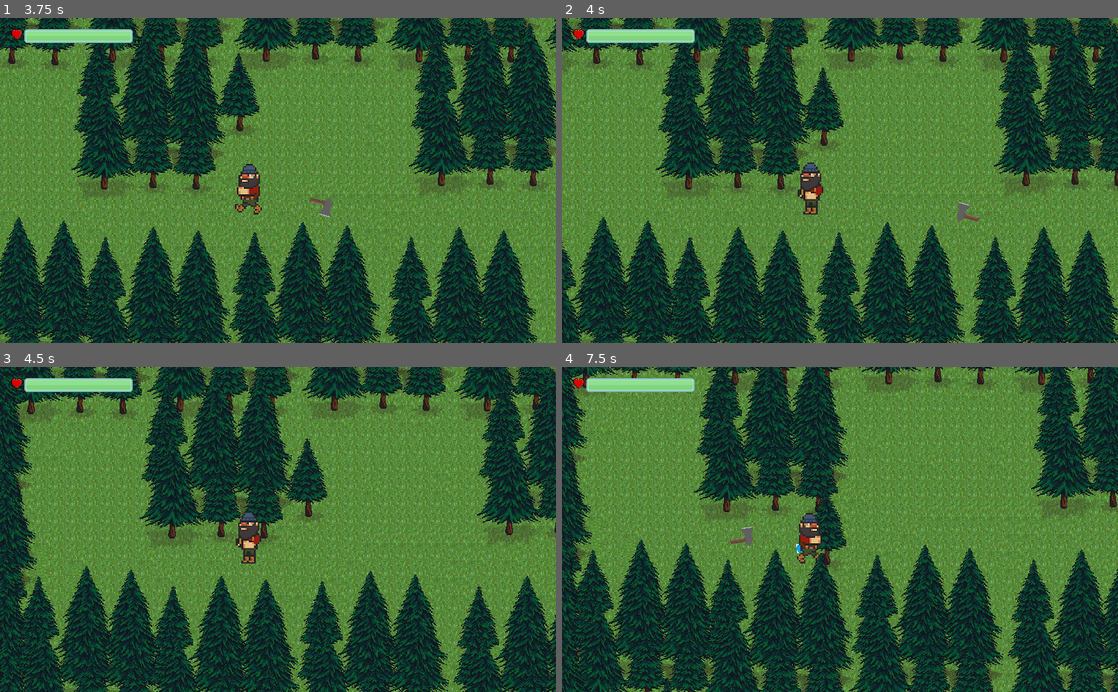
Above: before the commit, frames 1-4 (two rows, left to right).
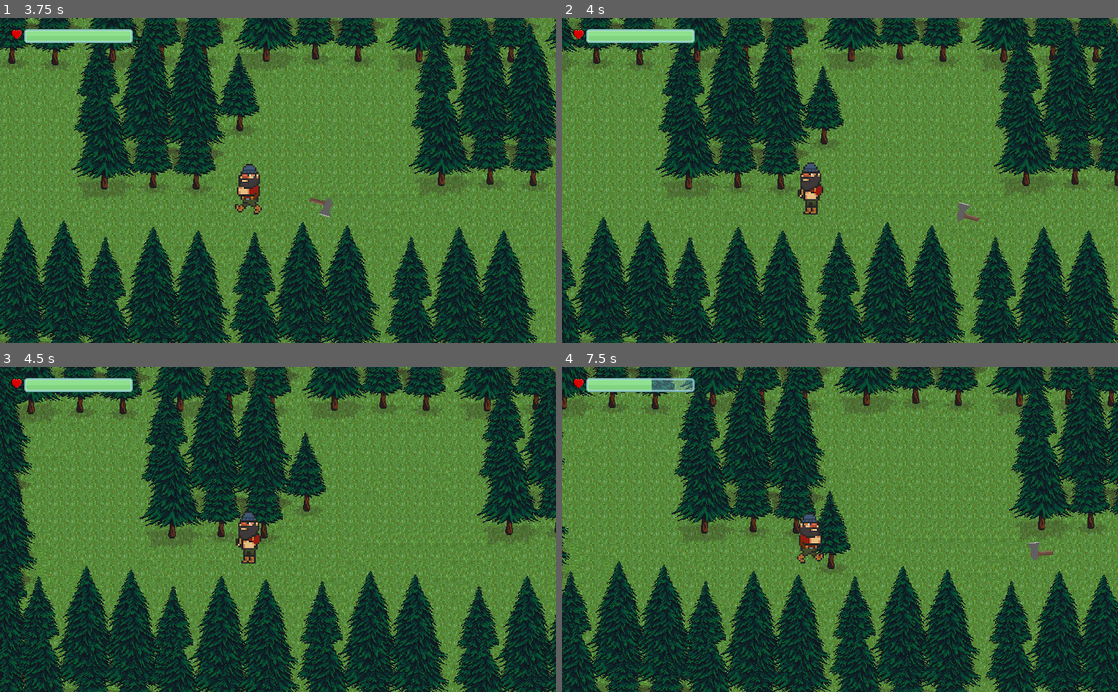
Above: after the commit, the same moments.

Repository: TeamQuest/ChristmasTree
Game: Godot game, scene res://maps/Level1.tscn
The game is run twice, just before and just after one commit, with the same random seed, the same clock (stepped at 60 frames per second) and the same inputs.
Inputs (mouse positions are in pixels of both pictures, inside the frame that each line leads up to):
- Up to frame 1 (3.75 s): tap Enter at 0.5 s; move the mouse to (400, 164) at 0.52 s; hold Right (move_right) 0.53-1.28 s; click (400, 164) at 0.6 s; move the mouse to (166, 196) at 1.27 s; hold Down (move_down) 1.28-2.03 s; click (166, 196) at 1.35 s; move the mouse to (333, 109) at 2.02 s; hold Right (move_right) 2.03-2.78 s; click (333, 109) at 2.1 s; move the mouse to (250, 245) at 2.77 s; hold Up (move_up) 2.78-3.53 s; click (250, 245) at 2.85 s; move the mouse to (444, 229) at 3.52 s; hold Left (move_left) from 3.53 s (still down); click (444, 229) at 3.6 s
- Up to frame 2 (4 s): keep holding Left (move_left)
- Up to frame 3 (4.5 s): keep holding Left (move_left); move the mouse to (111, 480) at 4.27 s; click (111, 480) at 4.35 s
- Up to frame 4 (7.5 s): move the mouse to (867, 529) at 5.02 s; release Left (move_left) at 5.03 s; hold Down (move_down) 5.03-5.78 s; click (867, 529) at 5.1 s; move the mouse to (756, 448) at 5.77 s; hold Right (move_right) 5.78-6.53 s; click (756, 448) at 5.85 s; move the mouse to (962, 513) at 6.52 s; hold Up (move_up) 6.53-7.28 s; click (962, 513) at 6.6 s; move the mouse to (728, 545) at 7.27 s; hold Right (move_right) from 7.28 s (still down); click (728, 545) at 7.35 s

Frame 1 is identical in both runs. In frame 2, 0.5% of the frame differs, in the area x 43-51%, y 14-42%; in frame 3, 0.7%; in frame 4, 59%, in the area x 0-100%, y 0-100%.

Commit message:
Tree sticks can crit

Diff:
--- a/UI/HUD.gd
+++ b/UI/HUD.gd
@@ -1,4 +1,4 @@
 extends CanvasLayer
 
-func update_healthbar(value):
+func update_healthbar(value, damage):
 	$Margin/Container/HealthBar.value = value
--- a/UI/HUD.tscn
+++ b/UI/HUD.tscn
@@ -23,15 +23,15 @@
 margin_bottom = 580.0
 
 [node name="TextureRect" type="TextureRect" parent="Margin/Container"]
-margin_right = 25.0
-margin_bottom = 25.0
+margin_right = 21.0
+margin_bottom = 21.0
 size_flags_horizontal = 0
 size_flags_vertical = 0
 texture = ExtResource( 2 )
 stretch_mode = 1
 
 [node name="HealthBar" type="TextureProgress" parent="Margin/Container"]
-margin_left = 31.0
+margin_left = 25.0
 margin_right = 225.0
 margin_bottom = 560.0
 value = 75.0
--- a/bullets/Bauble.gd
+++ b/bullets/Bauble.gd
@@ -1 +1,27 @@
 extends "res://bullets/Bullet.gd"
+
+signal critical_shot
+
+const crit_chance = 0.20
+
+func start(_position, _direction):
+	if randf() < crit_chance:
+		$Sprite.frame = randi() % 2
+		emit_signal("critical_shot")
+	else:
+		$Sprite.frame = randi() % 4 + 2
+	position = _position
+	rotation = _direction.angle()
+	if -PI < 2 * rotation and 2 * rotation < PI:
+		# Flip animation
+		scale.x *= -1
+	$Lifetime.wait_time = lifetime
+	velocity = _direction * speed * 1.5
+	$Lifetime.start()
+
+func _process(_delta):
+	rotation += 0.2
+
+
+func _on_Bauble_critical_shot():
+	damage *= 3
--- a/bullets/Bauble.tscn
+++ b/bullets/Bauble.tscn
@@ -2,12 +2,12 @@
 
 [ext_resource path="res://bullets/Bullet.tscn" type="PackedScene" id=1]
 [ext_resource path="res://bullets/Bauble.gd" type="Script" id=2]
-[ext_resource path="res://images/bauble.png" type="Texture" id=3]
+[ext_resource path="res://images/sticks.png" type="Texture" id=3]
 
 [sub_resource type="CircleShape2D" id=1]
 radius = 8.2837
 
-[node name="Bauble" instance=ExtResource( 1 )]
+[node name="Bauble" index="0" instance=ExtResource( 1 )]
 scale = Vector2( 1, 1 )
 collision_mask = 3
 script = ExtResource( 2 )
@@ -15,7 +15,10 @@
 [node name="Sprite" parent="." index="0"]
 position = Vector2( 0, 0 )
 texture = ExtResource( 3 )
+vframes = 2
+hframes = 3
 
 [node name="CollisionShape2D" parent="." index="1"]
 position = Vector2( 0, 0 )
 shape = SubResource( 1 )
+[connection signal="critical_shot" from="." to="." method="_on_Bauble_critical_shot"]
--- a/characters/EvilTree.gd
+++ b/characters/EvilTree.gd
@@ -4,6 +4,7 @@
 var detect_radius: int
 
 export (int) var arm_speed
+export (int) var proximity_distance
 
 func _ready():
 	$DeadBody.visible = false
@@ -18,7 +19,8 @@
 func _process(delta):
 	if target and alive:
 		var vec_to_player = (target.global_position - global_position).normalized()
-		velocity = vec_to_player * 100
+		var proximity = target.global_position.distance_to(global_position) > proximity_distance
+		velocity = vec_to_player * 100 * int(proximity)
 
 		var current_dir = Vector2(1, 0).rotated($Arm.global_rotation)
 		$Arm.global_rotation = current_dir.linear_interpolate(vec_to_player, arm_speed * delta).angle()
--- a/characters/EvilTree.tscn
+++ b/characters/EvilTree.tscn
@@ -24,6 +24,7 @@
 gun_cooldown = 0.8
 max_health = 50
 arm_speed = 1
+proximity_distance = 150
 
 [node name="Body" parent="." index="0"]
 position = Vector2( -3.1777, 0 )
--- a/characters/Lumberjack.gd
+++ b/characters/Lumberjack.gd
@@ -36,3 +36,8 @@
 #	game over
 	$Camera2D.current = false
 	queue_free()
+
+
+func _on_Lumberjack_health_changed(value, damaged):
+	if damaged > 25:
+		$CritAnimation.play("crit")
--- a/characters/Lumberjack.tscn
+++ b/characters/Lumberjack.tscn
@@ -1,9 +1,10 @@
-[gd_scene load_steps=11 format=2]
+[gd_scene load_steps=13 format=2]
 
 [ext_resource path="res://characters/Movable.tscn" type="PackedScene" id=1]
 [ext_resource path="res://characters/Lumberjack.gd" type="Script" id=2]
 [ext_resource path="res://images/lumberjack.png" type="Texture" id=3]
 [ext_resource path="res://images/arm.png" type="Texture" id=4]
+[ext_resource path="res://images/crit.png" type="Texture" id=5]
 
 [sub_resource type="CircleShape2D" id=1]
 radius = 20.868
@@ -113,6 +114,47 @@
 "values": [ 12, 13, 14, 15 ]
 }
 
+[sub_resource type="Animation" id=7]
+resource_name = "crit"
+length = 0.75
+step = 0.05
+tracks/0/type = "value"
+tracks/0/path = NodePath("Crit:visible")
+tracks/0/interp = 1
+tracks/0/loop_wrap = true
+tracks/0/imported = false
+tracks/0/enabled = true
+tracks/0/keys = {
+"times": PoolRealArray( 0, 0.75 ),
+"transitions": PoolRealArray( 1, 1 ),
+"update": 1,
+"values": [ true, false ]
+}
+tracks/1/type = "value"
+tracks/1/path = NodePath("Crit:scale")
+tracks/1/interp = 1
+tracks/1/loop_wrap = true
+tracks/1/imported = false
+tracks/1/enabled = true
+tracks/1/keys = {
+"times": PoolRealArray( 0, 0.3, 0.4 ),
+"transitions": PoolRealArray( 1, 1, 1 ),
+"update": 0,
+"values": [ Vector2( 0.1, 0.1 ), Vector2( 1.2, 1.2 ), Vector2( 1, 1 ) ]
+}
+tracks/2/type = "value"
+tracks/2/path = NodePath("Crit:rotation_degrees")
+tracks/2/interp = 1
+tracks/2/loop_wrap = true
+tracks/2/imported = false
+tracks/2/enabled = true
+tracks/2/keys = {
+"times": PoolRealArray( 0, 0.3 ),
+"transitions": PoolRealArray( 1, 1 ),
+"update": 0,
+"values": [ 0.0, 720.0 ]
+}
+
 [node name="Lumberjack" instance=ExtResource( 1 )]
 collision_layer = 2
 collision_mask = 5
@@ -151,3 +193,13 @@
 anims/walk_left = SubResource( 4 )
 anims/walk_right = SubResource( 5 )
 anims/walk_up = SubResource( 6 )
+
+[node name="Crit" type="Sprite" parent="." index="9"]
+visible = false
+position = Vector2( 37.5955, -69.4699 )
+rotation = 12.5664
+texture = ExtResource( 5 )
+
+[node name="CritAnimation" type="AnimationPlayer" parent="." index="10"]
+anims/crit = SubResource( 7 )
+[connection signal="health_changed" from="." to="." method="_on_Lumberjack_health_changed"]
--- a/characters/Movable.gd
+++ b/characters/Movable.gd
@@ -20,7 +20,7 @@
 
 func _ready():
 	health = max_health
-	emit_signal("health_changed", health * 100/max_health)
+	emit_signal("health_changed", health * 100/max_health, 0)
 	$GunTimer.wait_time = gun_cooldown
 
 func control(_delta):
@@ -43,8 +43,8 @@
 	health -= amount
 	if alive:
 		$OnBodyAnimation.play("spit_blood")
-	emit_signal('health_changed', health * 100/max_health)
-	if(health <= 0):
+	emit_signal('health_changed', health * 100 / max_health, amount)
+	if health <= 0:
 		die()
 
 func _on_GunTimer_timeout():
--- a/characters/Movable.tscn
+++ b/characters/Movable.tscn
@@ -37,8 +37,7 @@
 "values": [ 0, 1, 2, 3, 4, 5, 6 ]
 }
 
-[sub_resource type="Animation" id=2]
-resource_name = "spit_blood"
+[sub_resource type="Animation" id=3]
 length = 0.5
 tracks/0/type = "value"
 tracks/0/path = NodePath("Sprite:frame")
@@ -71,8 +70,8 @@
 anims/spit_blood = SubResource( 1 )
 
 [node name="OnBodyAnimation" type="AnimationPlayer" parent="."]
-anims/poof_out = SubResource( 3 )
-anims/spit_blood = SubResource( 2 )
+anims/poof_out = SubResource( 2 )
+anims/spit_blood = SubResource( 3 )
 
 [node name="Sprite" type="Sprite" parent="."]
 position = Vector2( -0.928711, 0 )
Not shown: 2 places in characters/EvilTree.tscn that only renumber resources
Not shown: 1 places in characters/Movable.tscn that only renumber resources
Binary file added: images/crit.png
Not shown, added: images/crit.png.import
Binary file added: images/sticks.png
Not shown, added: images/sticks.png.import
